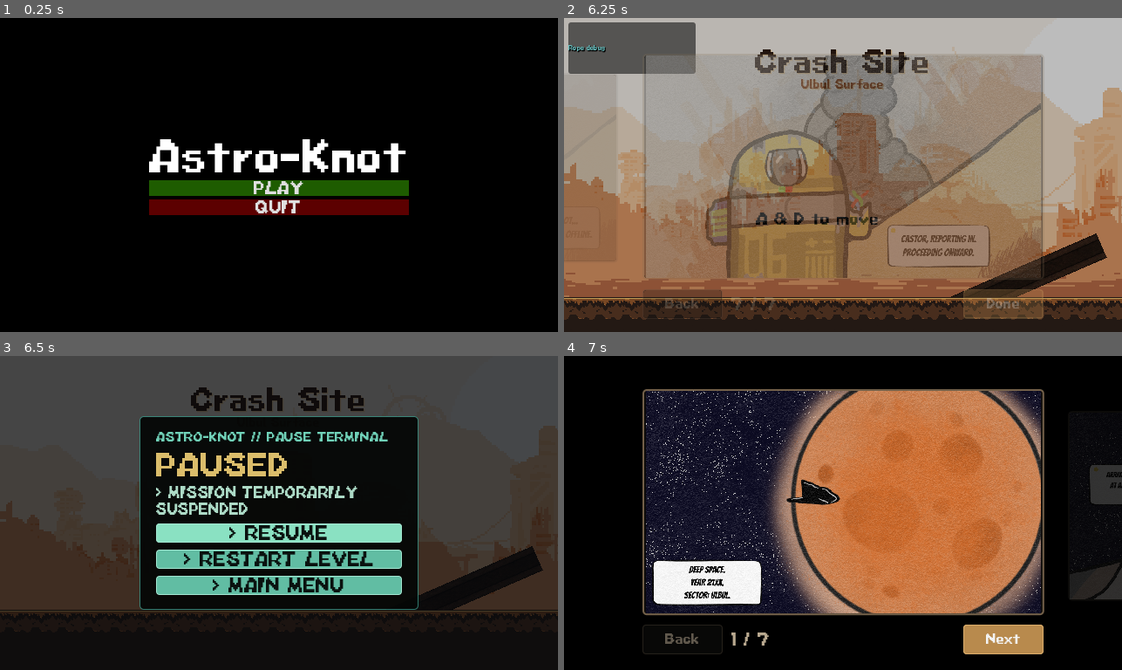
Above: before the commit, frames 1-4 (two rows, left to right).
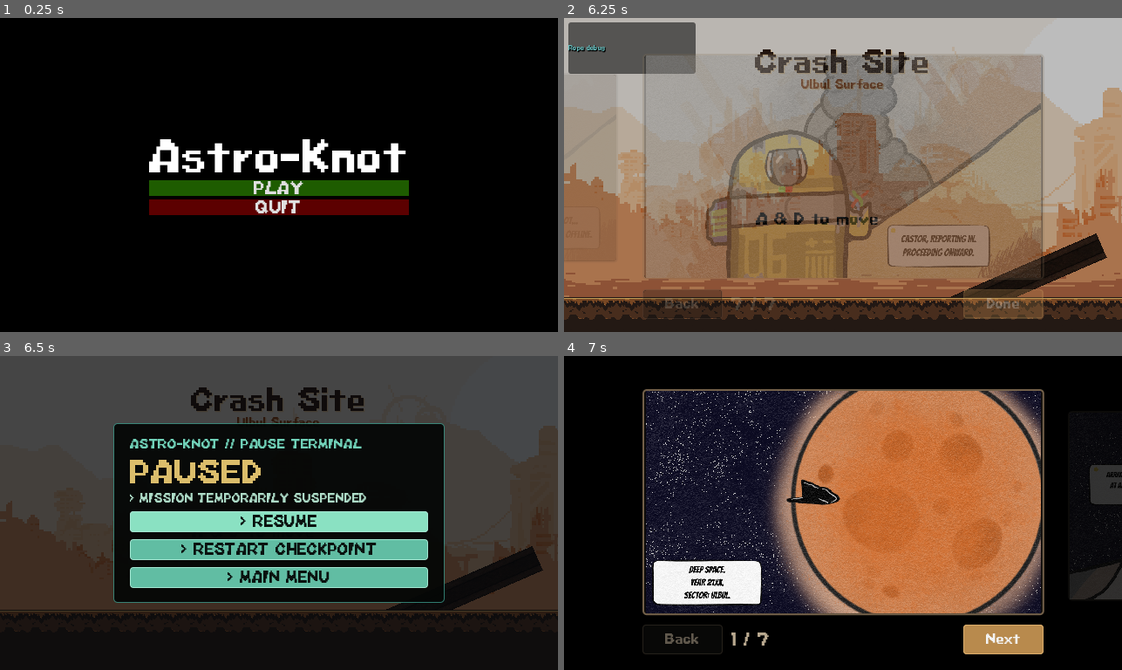
Above: after the commit, the same moments.

Repository: Bakwan-Company/Astro-Knot
Game: Godot game, scene res://MainMenu.tscn
Two runs of this game, one before a commit and one after it. Both use one fixed random seed, a clock stepped at 60 frames per second and the inputs below.
Inputs:
- Up to frame 1 (0.25 s): no input
- Up to frame 2 (6.25 s): click "PLAY" at 0.5 s; click "Next" at 1.25 s; click "Next" at 2 s; tap R (throw_pollux) every 0.75 s from 2.75 to 5.75 s; hold Enter (ui_accept) 2.78-3.53 s; hold D (move_right) 2.78-4.28 s; tap Space (jump) at 3.02, 3.05, 3.32, 3.6, 3.77, 4.07, 4.55, 5.27, 5.57, 6.02, 6.05 s; tap Enter (ui_accept) at 3.8, 5.3 s; hold A (move_left) 4.28-5.03 s; hold F (interact) 4.28-5.03 s; hold D (move_right) from 5.03 s (still down); tap Q (reel_in) at 5.1 s; hold E (reel_out) from 5.78 s (still down)
- Up to frame 3 (6.5 s): keep holding D (move_right); keep holding E (reel_out); tap Space (jump) at 6.32 s; tap Escape (ui_cancel) at 6.4 s
- Up to frame 4 (7 s): release D (move_right) at 6.5 s; release E (reel_out) at 6.5 s; click "> RESTART LEVEL" (after the commit: "> RESTART CHECKPOINT") at 6.5 s

Frames 1-2 are identical in both runs. In frame 3, 21% of the frame differs, in the area x 20-80%, y 19-81%; in frame 4, nothing differs.

Commit message:
feat: update pause and gameover UI

Diff:
--- a/ui/game_over/GameOverOverlay.tscn
+++ b/ui/game_over/GameOverOverlay.tscn
@@ -23,7 +23,7 @@
 grow_vertical = 2
 
 [node name="Panel" type="PanelContainer" parent="Screen"]
-custom_minimum_size = Vector2(320, 184)
+custom_minimum_size = Vector2(420, 184)
 layout_mode = 2
 
 [node name="Margin" type="MarginContainer" parent="Screen/Panel"]
@@ -54,7 +54,7 @@
 layout_mode = 2
 size_flags_vertical = 3
 text = "Placeholder failure state."
-autowrap_mode = 3
+autowrap_mode = 0
 
 [node name="RestartButton" type="Button" parent="Screen/Panel/Margin/VBox"]
 layout_mode = 2
--- a/ui/game_over/game_over_overlay.gd
+++ b/ui/game_over/game_over_overlay.gd
@@ -33,6 +33,7 @@
 	title_label.text = get_title_copy()
 	death_type_label.text = "> ERROR_TYPE: %s" % death_type.to_upper()
 	detail_label.text = get_death_detail()
+	restart_button.text = "> RESTART CHECKPOINT" if use_checkpoint_restart else "> RESTART LEVEL"
 
 func get_title_copy() -> String:
 	if death_type == "fall":
@@ -65,25 +66,28 @@
 	panel_style.corner_radius_bottom_left = 4
 	panel_style.corner_radius_bottom_right = 4
 	panel.add_theme_stylebox_override("panel", panel_style)
+	panel.custom_minimum_size = Vector2(420, 184)
 
 	eyebrow_label.text = "ASTRO-KNOT // EMERGENCY TERMINAL"
-	eyebrow_label.add_theme_font_size_override("font_size", 12)
+	eyebrow_label.add_theme_font_size_override("font_size", 11)
 	eyebrow_label.add_theme_color_override("font_color", Color(0.44, 0.82, 0.72, 1.0))
 
-	title_label.add_theme_font_size_override("font_size", 28)
+	title_label.add_theme_font_size_override("font_size", 24)
 	title_label.add_theme_color_override("font_color", Color(0.78, 0.28, 0.22, 1.0))
 	title_label.add_theme_color_override("font_shadow_color", Color(0.78, 0.28, 0.22, 0.16))
 	title_label.add_theme_constant_override("shadow_offset_x", 1)
 	title_label.add_theme_constant_override("shadow_offset_y", 0)
 
-	death_type_label.add_theme_font_size_override("font_size", 13)
+	death_type_label.add_theme_font_size_override("font_size", 11)
 	death_type_label.add_theme_color_override("font_color", Color(0.44, 0.82, 0.72, 1.0))
+	death_type_label.autowrap_mode = TextServer.AUTOWRAP_OFF
 
-	detail_label.add_theme_font_size_override("font_size", 15)
+	detail_label.add_theme_font_size_override("font_size", 11)
 	detail_label.add_theme_color_override("font_color", Color(0.68, 0.86, 0.78, 1.0))
+	detail_label.autowrap_mode = TextServer.AUTOWRAP_OFF
 
-	restart_button.text = "> RESTART"
-	restart_button.add_theme_font_size_override("font_size", 18)
+	restart_button.text = "> RESTART CHECKPOINT" if use_checkpoint_restart else "> RESTART LEVEL"
+	restart_button.add_theme_font_size_override("font_size", 13)
 	restart_button.add_theme_color_override("font_color", Color(0.04, 0.07, 0.06, 1.0))
 	restart_button.add_theme_color_override("font_focus_color", Color(0.04, 0.07, 0.06, 1.0))
 
--- a/ui/pause_menu/PauseMenuOverlay.tscn
+++ b/ui/pause_menu/PauseMenuOverlay.tscn
@@ -22,7 +22,7 @@
 grow_vertical = 2
 
 [node name="Panel" type="PanelContainer" parent="Screen"]
-custom_minimum_size = Vector2(320, 210)
+custom_minimum_size = Vector2(380, 176)
 layout_mode = 2
 
 [node name="Margin" type="MarginContainer" parent="Screen/Panel"]
@@ -44,7 +44,7 @@
 
 [node name="Detail" type="Label" parent="Screen/Panel/Margin/VBox"]
 layout_mode = 2
-autowrap_mode = 3
+autowrap_mode = 0
 
 [node name="ResumeButton" type="Button" parent="Screen/Panel/Margin/VBox"]
 layout_mode = 2
@@ -52,7 +52,7 @@
 
 [node name="RestartButton" type="Button" parent="Screen/Panel/Margin/VBox"]
 layout_mode = 2
-text = "Restart Level"
+text = "Restart Checkpoint"
 
 [node name="MainMenuButton" type="Button" parent="Screen/Panel/Margin/VBox"]
 layout_mode = 2
--- a/ui/pause_menu/pause_menu_overlay.gd
+++ b/ui/pause_menu/pause_menu_overlay.gd
@@ -18,7 +18,7 @@
 	visible = false
 	_apply_placeholder_style()
 	resume_button.pressed.connect(resume_game)
-	restart_button.pressed.connect(restart_level)
+	restart_button.pressed.connect(restart_checkpoint)
 	main_menu_button.pressed.connect(go_to_main_menu)
 
 func _unhandled_input(event: InputEvent) -> void:
@@ -40,8 +40,15 @@
 	visible = false
 	get_tree().paused = false
 
-func restart_level() -> void:
+func restart_checkpoint() -> void:
 	get_tree().paused = false
+	var checkpoint_manager := get_node_or_null("/root/CheckpointManager")
+	if checkpoint_manager != null and checkpoint_manager.has_method("restart_from_checkpoint"):
+		if bool(checkpoint_manager.call("restart_from_checkpoint", "pause_restart")):
+			is_open = false
+			visible = false
+			return
+
 	get_tree().reload_current_scene()
 
 func go_to_main_menu() -> void:
@@ -63,6 +70,7 @@
 	panel_style.corner_radius_bottom_left = 4
 	panel_style.corner_radius_bottom_right = 4
 	panel.add_theme_stylebox_override("panel", panel_style)
+	panel.custom_minimum_size = Vector2(380, 176)
 
 	heading_label.text = "ASTRO-KNOT // PAUSE TERMINAL"
 	heading_label.add_theme_font_size_override("font_size", 12)
@@ -73,16 +81,18 @@
 	title_label.add_theme_color_override("font_color", Color(0.86, 0.74, 0.42, 1.0))
 
 	detail_label.text = "> MISSION TEMPORARILY SUSPENDED"
-	detail_label.add_theme_font_size_override("font_size", 14)
+	detail_label.add_theme_font_size_override("font_size", 11)
 	detail_label.add_theme_color_override("font_color", Color(0.68, 0.86, 0.78, 1.0))
+	detail_label.autowrap_mode = TextServer.AUTOWRAP_OFF
 
 	_style_button(resume_button, "> RESUME")
-	_style_button(restart_button, "> RESTART LEVEL")
+	_style_button(restart_button, "> RESTART CHECKPOINT")
 	_style_button(main_menu_button, "> MAIN MENU")
 
 func _style_button(button: Button, label: String) -> void:
 	button.text = label
-	button.add_theme_font_size_override("font_size", 18)
+	button.custom_minimum_size = Vector2(0, 24)
+	button.add_theme_font_size_override("font_size", 14)
 	button.add_theme_color_override("font_color", Color(0.04, 0.07, 0.06, 1.0))
 	button.add_theme_color_override("font_focus_color", Color(0.04, 0.07, 0.06, 1.0))
 
